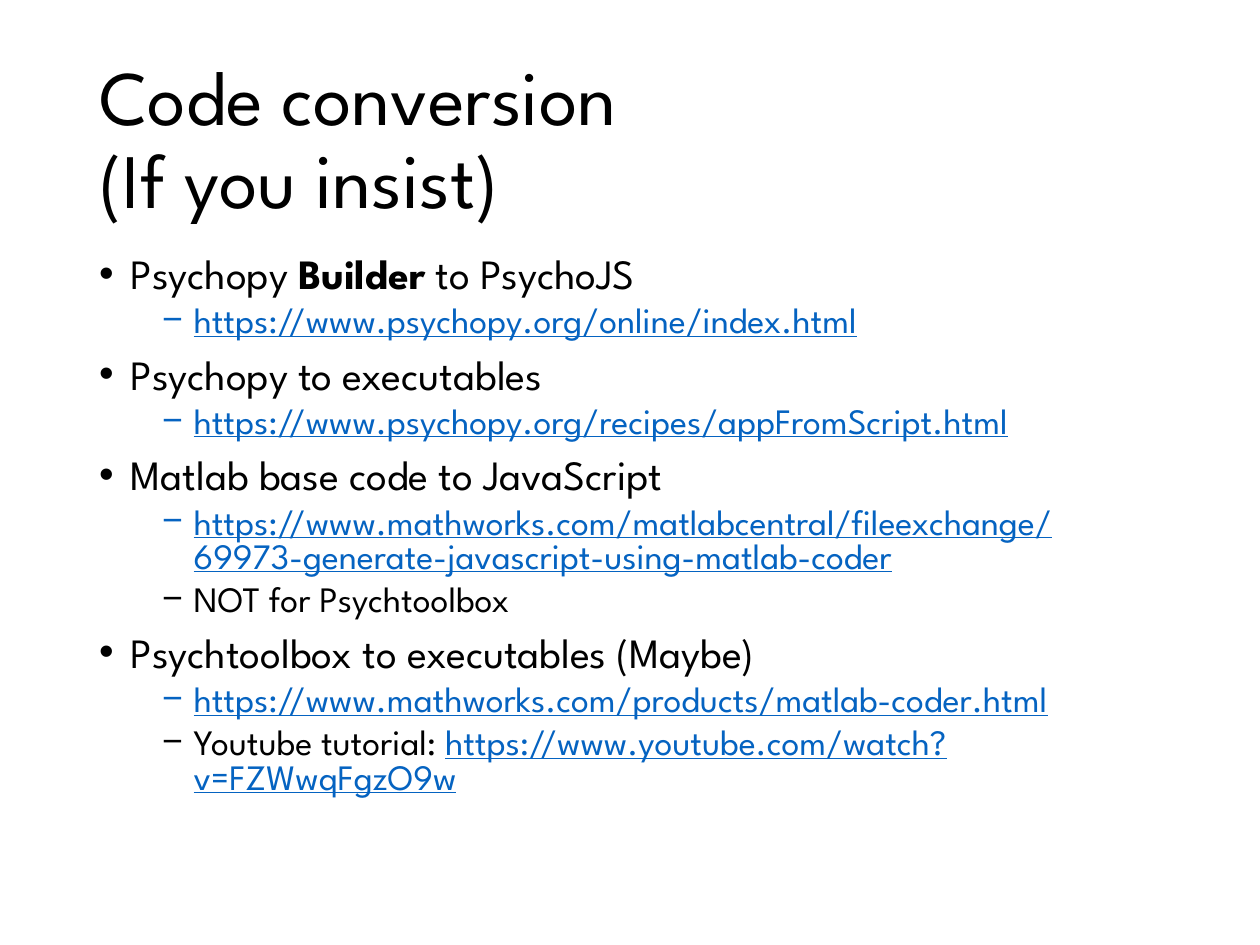
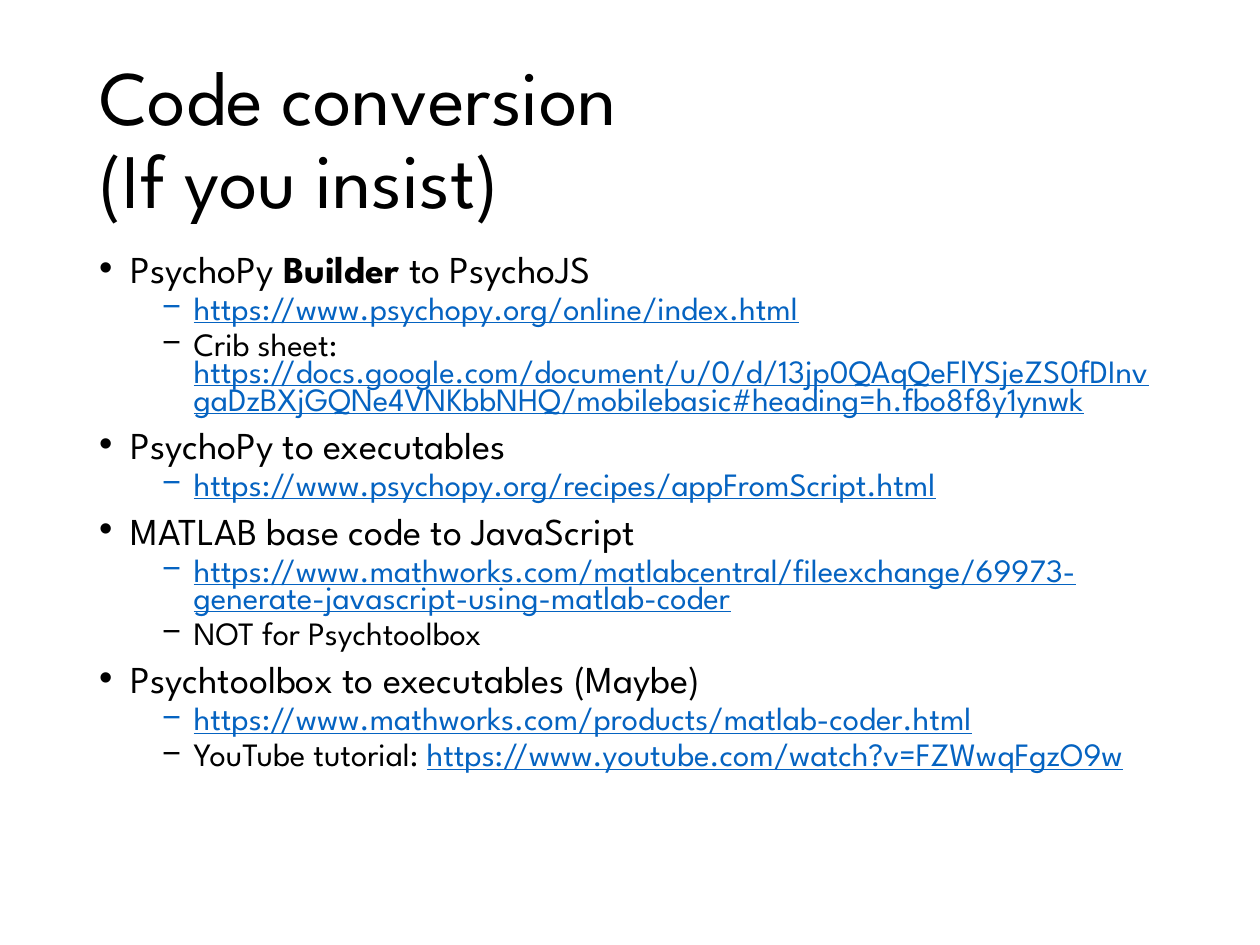
Before and after one commit to Yi-Chia-Chen/my-website, a slide deck: slide 6 of Files/Slides/Web Development_Yi-Chia Chen.pptx (slide 5 before the commit). Drawn at 1260x945 pixels with LibreOffice and Linux fonts; fonts in the diff are those of the drawing. Boxes give left, top, right and bottom in pixels: in the first picture for what was removed or moved away, otherwise in the second. Text is boxed around its words. In the diff, an @@ line names an element or a change of style, - is before the commit and + after.

```diff
--- a/Files/Slides/Web Development_Yi-Chia Chen.pptx
+++ b/Files/Slides/Web Development_Yi-Chia Chen.pptx
@@ text at [131,257,591,291]: text changed; size 23.8 to 21.7 pt @@
-• Psychopy Builder to PsychoJS
+• PsychoPy Builder to PsychoJS
@@ text at [131,287,1076,737]: size 20.4 to 18.6 pt in "https://www.psychopy.org/online/index.html", "https://www.psychopy.org/recipes/appFromScript.html", "https://www.mathworks.com/matlabcentral/fileexchange/69973-g ...", "NOT for Psychtoolbox" and 1 more places; size 23.8 to 21.7 pt in "Psychtoolbox to executables (Maybe)"; line spacing 0.8 to 0.7 @@
@@ text at [131,323,1148,467]: text changed; size 23.8 to 18.6 pt; text colour #000000 to #0563C1 @@
-• Psychopy to executables
+  − Crib sheet: https://docs.google.com/document/u/0/d/13jp0QAqQeFlYSjeZS0fDInvgaDzBXjGQNe4VNKbbNHQ/mobilebasic#heading=h.fbo8f8y1ynwk
+• PsychoPy to executables
@@ text at [131,519,635,553]: text changed; size 23.8 to 21.7 pt @@
-• Matlab base code to JavaScript
+• MATLAB base code to JavaScript
@@ text at [194,733,1123,773]: text changed; size 20.4 to 18.6 pt @@
-  − Youtube tutorial: https://www.youtube.com/watch?v=FZWwqFgzO9w
+  − YouTube tutorial: https://www.youtube.com/watch?v=FZWwqFgzO9w
```
Also in this commit, not shown: 12 other slides changed, 2 slides added, 2 other files.
